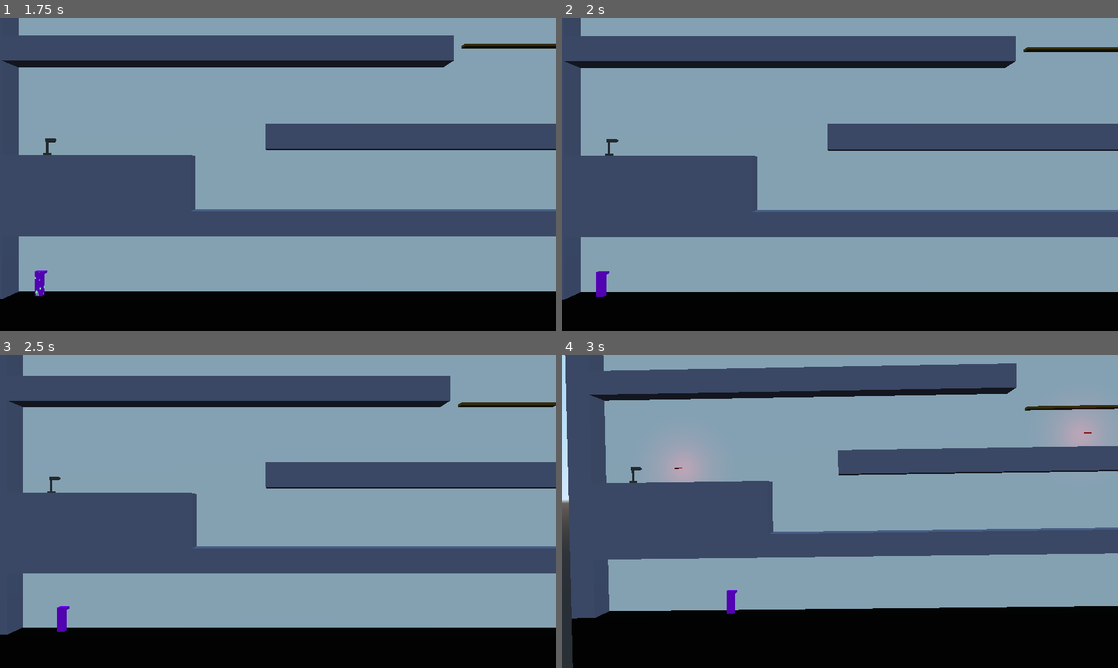
Above: before the commit, frames 1-4 (two rows, left to right).
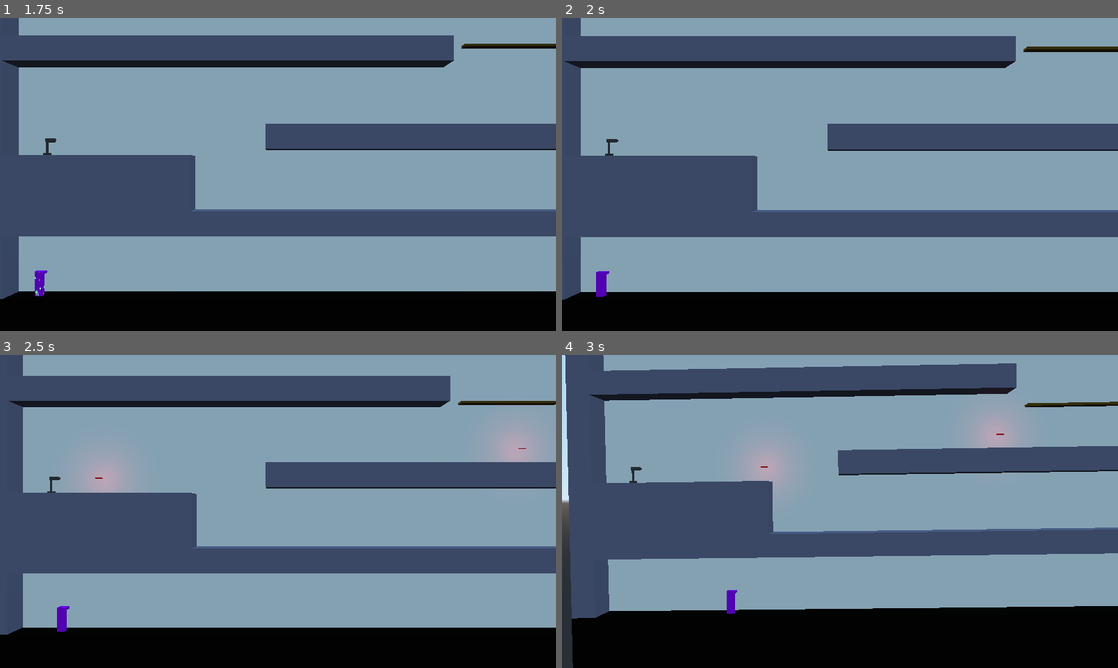
Above: after the commit, the same moments.

Repository: dsaltares/ludumdare-47
Game: Godot game, scene res://Main.tscn
The game is run twice, just before and just after one commit, with the same random seed, the same clock (stepped at 60 frames per second) and the same inputs. Sound files missing from this copy of the repository are replaced by a short silence.
Inputs:
- Up to frame 1 (1.75 s): tap Enter (ui_accept) at 0.5 s; hold D (move_right) 0.53-1.28 s; tap N (new_run) at 0.6 s; tap Space (jump) at 0.77, 1.52 s; hold A (move_left) from 1.28 s (still down); tap C (shake) at 1.35 s
- Up to frame 2 (2 s): keep holding A (move_left)
- Up to frame 3 (2.5 s): release A (move_left) at 2.03 s; hold D (move_right) from 2.03 s (still down); tap N (new_run) at 2.1 s
- Up to frame 4 (3 s): keep holding D (move_right); tap C (shake) at 2.85 s

Frame 1 is identical in both runs. In frame 2, less than 0.1% of the frame differs, in the area x 83-100%, y 9-11%; in frame 3, 1.8%; in frame 4, 3.2%, in the area x 18-100%, y 14-43%.

Commit message:
expose timer variables for spikes and turrets

Diff:
--- a/game/LaserTurret/LaserTurret.gd
+++ b/game/LaserTurret/LaserTurret.gd
@@ -1,4 +1,6 @@
 extends Spatial
+
+export var shooting_rate := 2.0
 
 onready var BulletScene := preload("res://LaserTurret/Bullet.tscn")
 onready var shoot_timer := $ShootTimer
@@ -6,7 +8,9 @@
 onready var laser_sfx := $LaserSFX
 
 func _ready() -> void:
+	shoot_timer.set("wait_time", shooting_rate)
 	shoot_timer.connect("timeout", self, "shoot")
+	shoot_timer.start()
 
 func shoot() -> void:
 	var bullet = BulletScene.instance()
--- a/game/LaserTurret/LaserTurret.tscn
+++ b/game/LaserTurret/LaserTurret.tscn
@@ -55,7 +55,6 @@
 
 [node name="ShootTimer" type="Timer" parent="."]
 wait_time = 2.0
-autostart = true
 
 [node name="StaticBody" type="StaticBody" parent="."]
 
--- a/game/Level/Level.tscn
+++ b/game/Level/Level.tscn
@@ -95,7 +95,7 @@
 
 [node name="Platform2" parent="Environment" instance=ExtResource( 4 )]
 transform = Transform( 4, 0, 0, 0, 1, 0, 0, 0, 1, -6.75, 20.5, 0 )
-move_to = Vector3( 0, -6, 0 )
+move_to = Vector3( 0, -5.5, 0 )
 
 [node name="Platform3" parent="Environment" instance=ExtResource( 4 )]
 transform = Transform( 4, 0, 0, 0, 1, 0, 0, 0, 1, 43, 20.5, 0 )
@@ -103,18 +103,22 @@
 
 [node name="LaserTurret" parent="Environment" instance=ExtResource( 9 )]
 transform = Transform( 1, 0, 0, 0, 1, 0, 0, 0, 1, -45, 11.5, 0 )
+shooting_rate = 1.5
 
 [node name="LaserTurret2" parent="Environment" instance=ExtResource( 9 )]
 transform = Transform( -1, 0, -3.25841e-07, 0, 1, 0, 3.25841e-07, 0, -1, -1.5, 14, 0 )
+shooting_rate = 1.5
 
 [node name="Spikes" parent="Environment" instance=ExtResource( 3 )]
 transform = Transform( 1, 0, 0, 0, 1, 0, 0, 0, 1, 16, 14, 0 )
+start_idle = true
 
 [node name="Spikes2" parent="Environment" instance=ExtResource( 3 )]
 transform = Transform( 1, 0, 0, 0, 1, 0, 0, 0, 1, 23, 14, 0 )
 
 [node name="Spikes3" parent="Environment" instance=ExtResource( 3 )]
 transform = Transform( 1, 0, 0, 0, 1, 0, 0, 0, 1, 30, 14, 0 )
+start_idle = true
 
 [node name="Spikes4" parent="Environment" instance=ExtResource( 3 )]
 transform = Transform( 1, 0, 0, 0, 1, 0, 0, 0, 1, 37, 14, 0 )
--- a/game/Spikes/Spikes.gd
+++ b/game/Spikes/Spikes.gd
@@ -1,12 +1,14 @@
 extends Spatial
 class_name Spikes
+
+export var start_idle := false
+export var idle_duration := 2.0
 
 onready var tween := $Tween
 onready var moving_parts := $MovingParts
 
 var hide_offset = Vector3.DOWN * 1.0
 var time := 0.5
-var idle_duration := 2.0
 
 func _ready() -> void:
 	init_tween()
@@ -32,7 +34,11 @@
 		Tween.EASE_IN_OUT,
 		idle_duration * 2 + time
 	)
-	tween.start()
+	if !start_idle:
+		tween.start()
+	else:
+		$Timer.connect("timeout", tween, "start")
+		$Timer.start()
 
 
 func _on_Area_body_entered(body: Node) -> void:
--- a/game/Spikes/Spikes.tscn
+++ b/game/Spikes/Spikes.tscn
@@ -77,4 +77,8 @@
 [node name="Tween" type="Tween" parent="."]
 repeat = true
 playback/repeat = true
+
+[node name="Timer" type="Timer" parent="."]
+wait_time = 2.0
+one_shot = true
 [connection signal="body_entered" from="MovingParts/Area" to="." method="_on_Area_body_entered"]
